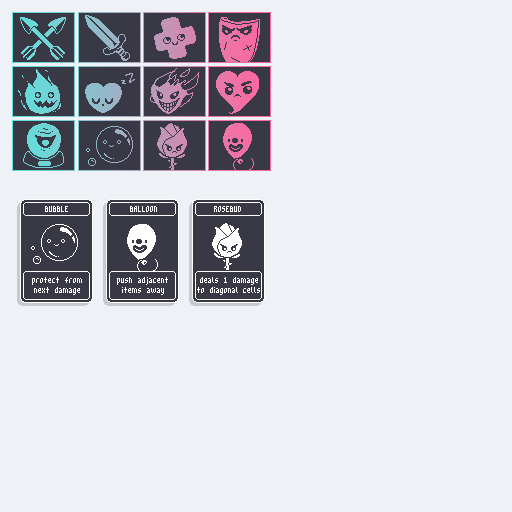
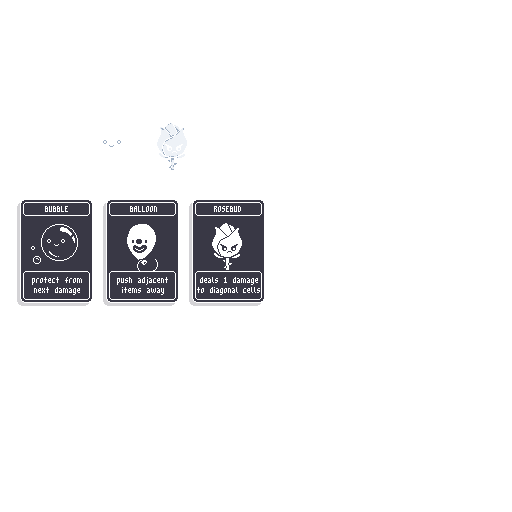
Comparing the layer stacks of the two (512, 512) images. Changes:
hid "Calque 12" over <box>0,0,271,407</box>
hid "Calque 14 copie 2" over <box>12,120,271,171</box>
hid "Calque 14 copie" over <box>12,66,271,117</box>
hid "Calque 14" over <box>12,12,271,63</box>
hid "Arrière-plan" over <box>0,0,512,512</box>
